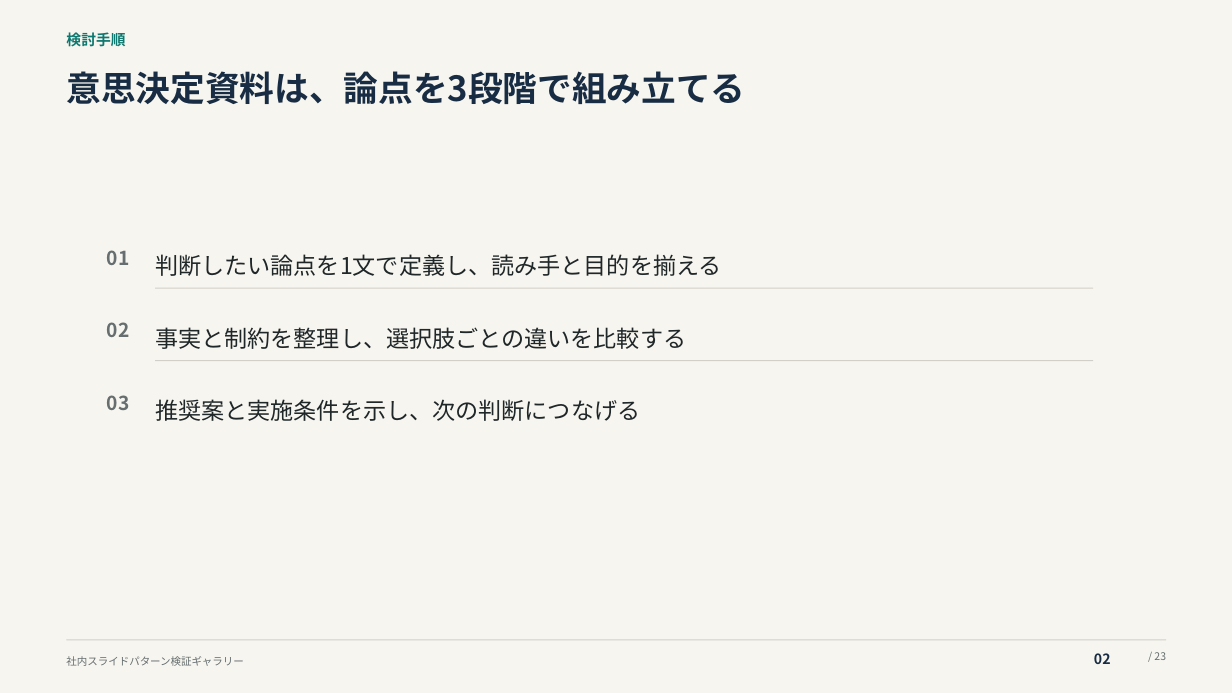
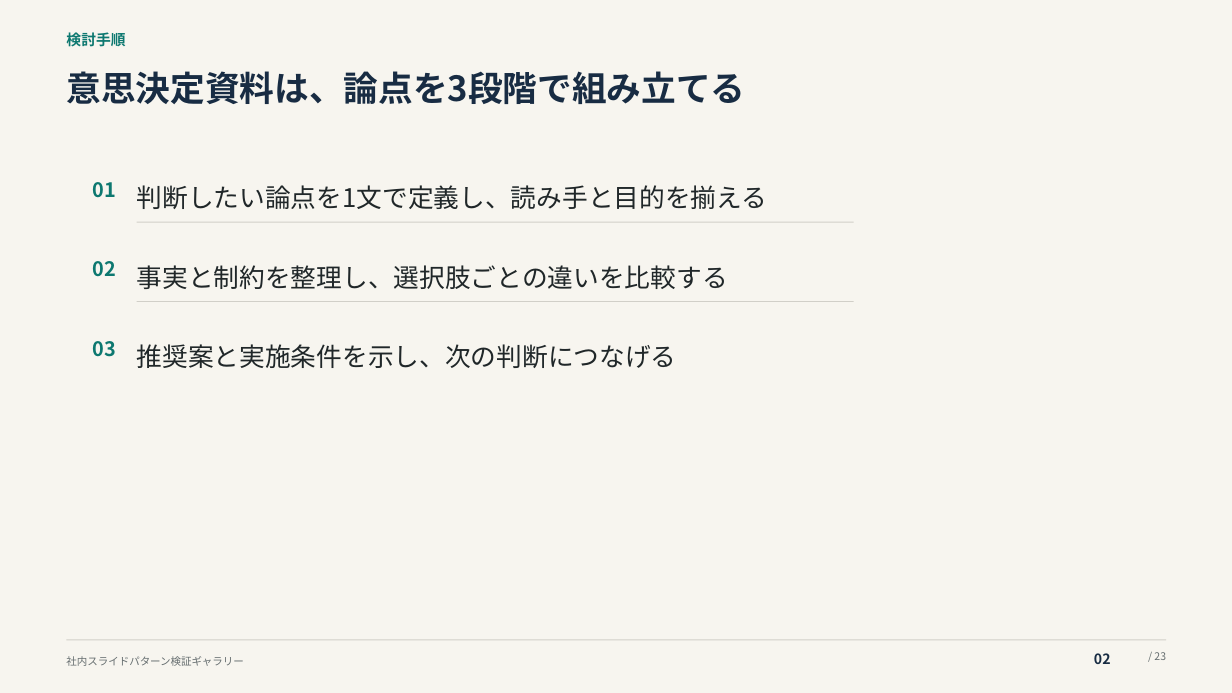
Before and after one commit to thinas1115/pptxdsl, a slide deck: slide 2 of examples/gallery/pattern_gallery.pptx. Drawn at 1232x693 pixels with LibreOffice and Linux fonts; fonts in the diff are those of the drawing. Boxes give left, top, right and bottom in pixels: in the first picture for what was removed or moved away, otherwise in the second. Text is boxed around its words. In the diff, an @@ line names an element or a change of style, - is before the commit and + after.

```diff
--- a/examples/gallery/pattern_gallery.pptx
+++ b/examples/gallery/pattern_gallery.pptx
@@ size 15 to 15.5 pt, text colour #666E70 to #0D7870 in 3 elements at (93, 341, 116, 357), (93, 261, 116, 277), (93, 182, 116, 198) @@
@@ text "01": place and size @@
-text "01" at (107, 250, 130, 265)
+text "01" at (93, 182, 116, 198)
@@ size 18 to 20 pt in 3 elements at (137, 344, 677, 368), (137, 265, 728, 289), (137, 185, 768, 209) @@
@@ text "判断したい論点を1文で定義し、読み手と目的を揃える": place and size @@
-text "判断したい論点を1文で定義し、読み手と目的を揃える" at (155, 254, 722, 276)
+text "判断したい論点を1文で定義し、読み手と目的を揃える" at (137, 185, 768, 209)
@@ rectangle: place and size @@
-rectangle at (155, 287, 1093, 288)
+rectangle at (137, 222, 854, 223)
@@ text "02": place and size @@
-text "02" at (107, 322, 130, 337)
+text "02" at (93, 261, 116, 277)
@@ text "事実と制約を整理し、選択肢ごとの違いを比較する": place and size @@
-text "事実と制約を整理し、選択肢ごとの違いを比較する" at (155, 327, 686, 349)
+text "事実と制約を整理し、選択肢ごとの違いを比較する" at (137, 265, 728, 289)
@@ text "03": place and size @@
-text "03" at (107, 395, 130, 410)
+text "03" at (93, 341, 116, 357)
@@ rectangle: place and size @@
-rectangle at (155, 360, 1093, 361)
+rectangle at (137, 301, 854, 302)
@@ text "推奨案と実施条件を示し、次の判断につなげる": place and size @@
-text "推奨案と実施条件を示し、次の判断につなげる" at (155, 399, 640, 421)
+text "推奨案と実施条件を示し、次の判断につなげる" at (137, 344, 677, 368)
```
Also in this commit, not shown: 2 other slides changed, 3 other files.
